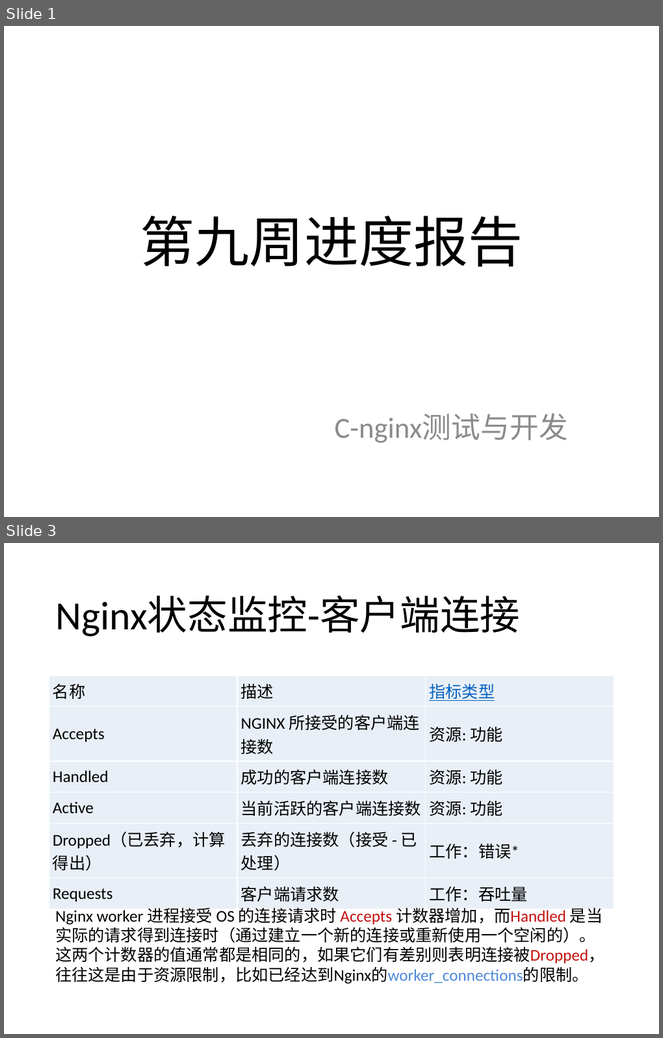
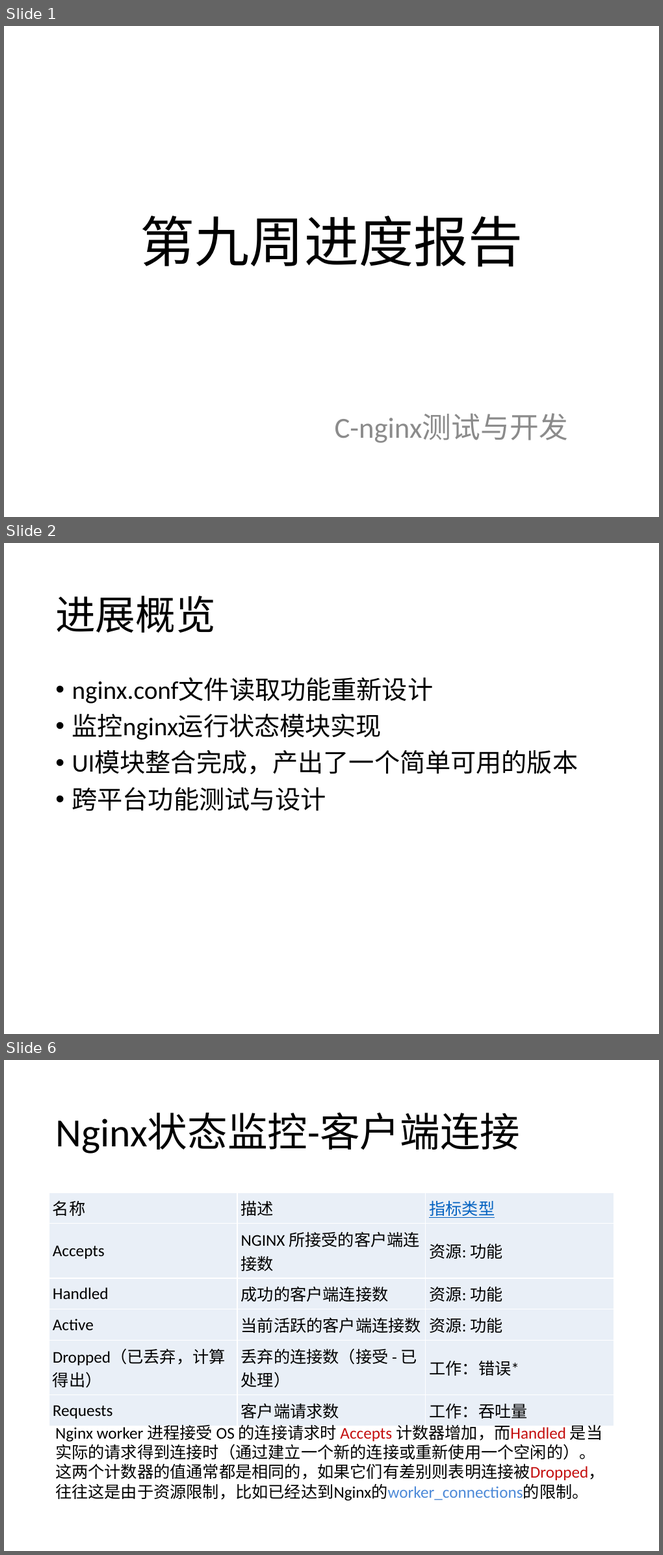
Before and after one commit to bhsei/16TeamC, a slide deck: 2.项目PPT/第九周进度.pptx. Shown one above the other, each under a label of ours: slides 1 and 3 before the commit, slides 1, 2 and 6 after it; the slides between them are not shown. The pictures are 663x1038 and 663x1555 pixels, drawn with LibreOffice and Linux fonts; fonts in the diff are those of the drawing. Boxes give left, top, right and bottom in pixels: in the first picture for what was removed or moved away, otherwise in the second. Text is boxed around its words. In the diff, an @@ line names an element or a change of style, - is before the commit and + after.

```diff
--- a/2.项目PPT/第九周进度.pptx
+++ b/2.项目PPT/第九周进度.pptx
@@ slide 2 added at [4,543,659,1034], background #FFFFFF @@
@@ title added at [55,596,215,633], 44 pt, text #000000 @@
+进展概览
@@ text added at [72,678,579,811], 28 pt, text #000000 @@
+• nginx.conf文件读取功能重新设计
+• 监控nginx运行状态模块实现
+• UI模块整合完成，产出了一个简单可用的版本
+• 跨平台功能测试与设计
@@ what was slide 3 is now slide 6 @@
```
Also in this commit, not shown: 4 other slides added, 1 slide removed, 4 other files.
